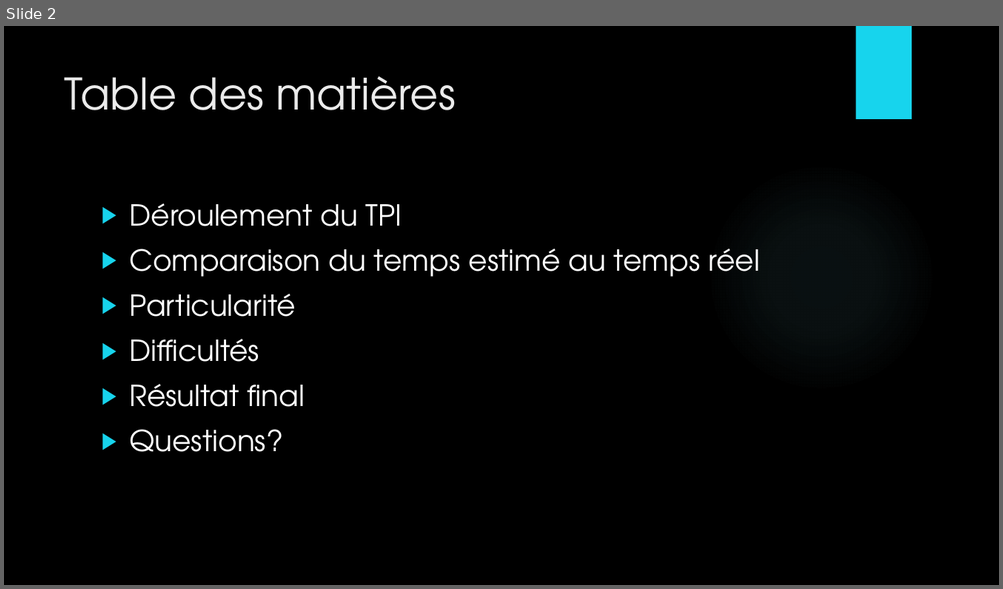
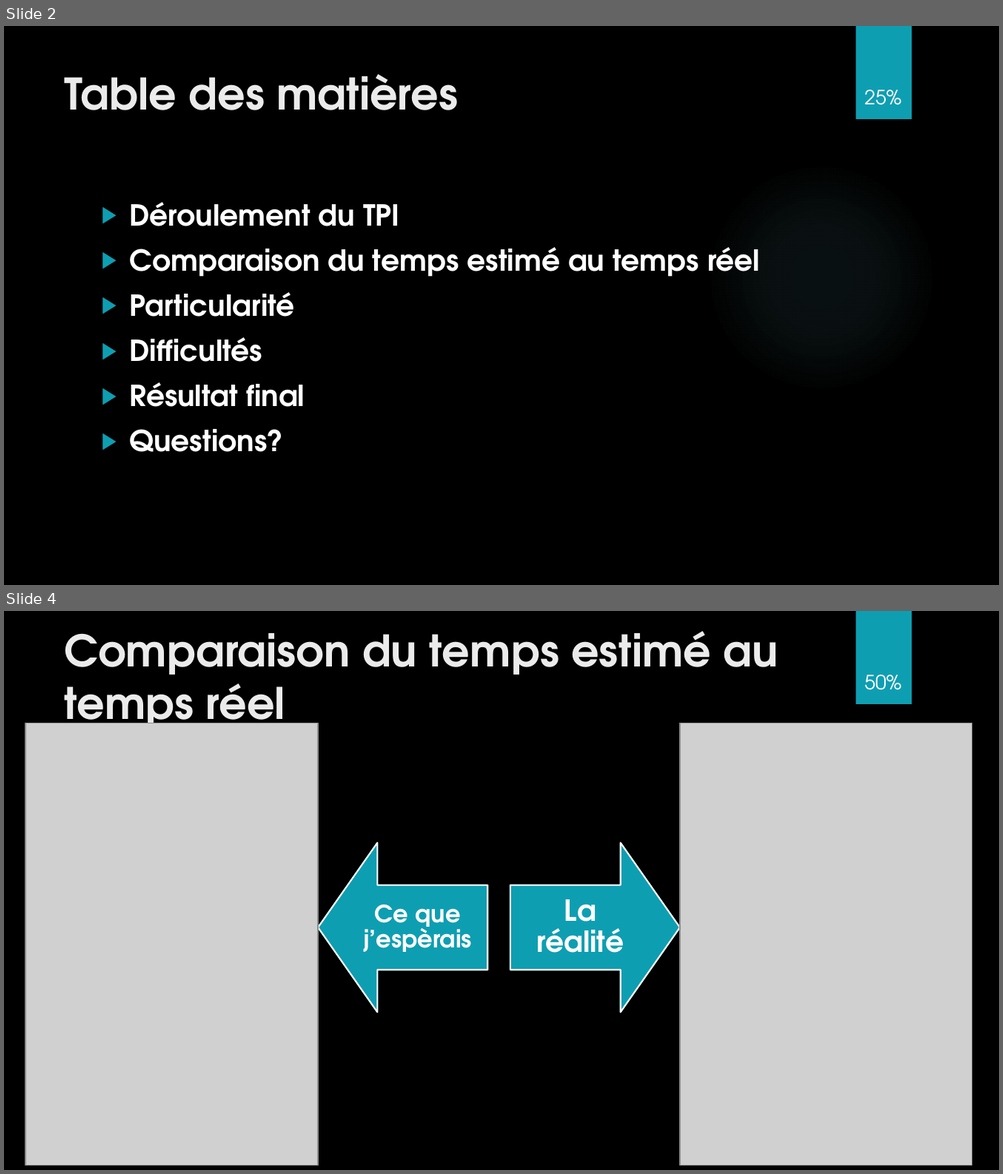
Before and after one commit to Daxank/TPI, a slide deck: TPI_Multiplix_presentation.pptx. Shown one above the other, each under a label of ours: slide 2 before the commit, slides 2 and 4 after it; the slides between them are not shown. The pictures are 1003x589 and 1003x1174 pixels, drawn with LibreOffice and Linux fonts; fonts in the diff are those of the drawing; grey boxes stand for pictures; background and template pictures are left out. Boxes give left, top, right and bottom in pixels: in the first picture for what was removed or moved away, otherwise in the second. Text is boxed around its words. In the diff, an @@ line names an element or a change of style, - is before the commit and + after.

```diff
--- a/TPI_Multiplix_presentation.pptx
+++ b/TPI_Multiplix_presentation.pptx
@@ slide 4 added at (x1=4, y1=611, x2=999, y2=1170), background picture (left out); not listed: 1 template element that a slide beside it also shows @@
@@ title added at (x1=64, y1=631, x2=778, y2=737), 42 pt, text #EBEBEB, bold @@
+Comparaison du temps estimé au temps réel
@@ text added at (x1=864, y1=675, x2=901, y2=690), 19 pt, text #FFFFFF @@
+50%
@@ picture added at (x1=25, y1=723, x2=318, y2=1165) @@
@@ picture added at (x1=680, y1=723, x2=973, y2=1165) @@
@@ freeform shape added at (x1=318, y1=843, x2=487, y2=1012), fill #0E9EB2, outline #FFFFFF 1.5 pt, 23 pt, text #FFFFFF, bold @@
+Ce que j’espèrais
@@ freeform shape added at (x1=510, y1=843, x2=679, y2=1012), fill #0E9EB2, outline #FFFFFF 1.5 pt, 28 pt, text #FFFFFF, bold @@
+La réalité
@@ slide 2 changed as well @@
@@ rectangle at (x1=855, y1=26, x2=911, y2=119): fill #17D4ED to #0E9EB2 @@
@@ title "Table des matières" at (x1=64, y1=74, x2=458, y2=110): bold on @@
@@ page number added at (x1=864, y1=90, x2=901, y2=105), 19 pt, text #FFFFFF @@
+25%
@@ text "Déroulement du TPI" at (x1=130, y1=202, x2=760, y2=452): bold on; bullet colour #17D4ED to #0E9EB2 @@
```
Also in this commit, not shown: 1 other slide changed, 5 other slides added.
